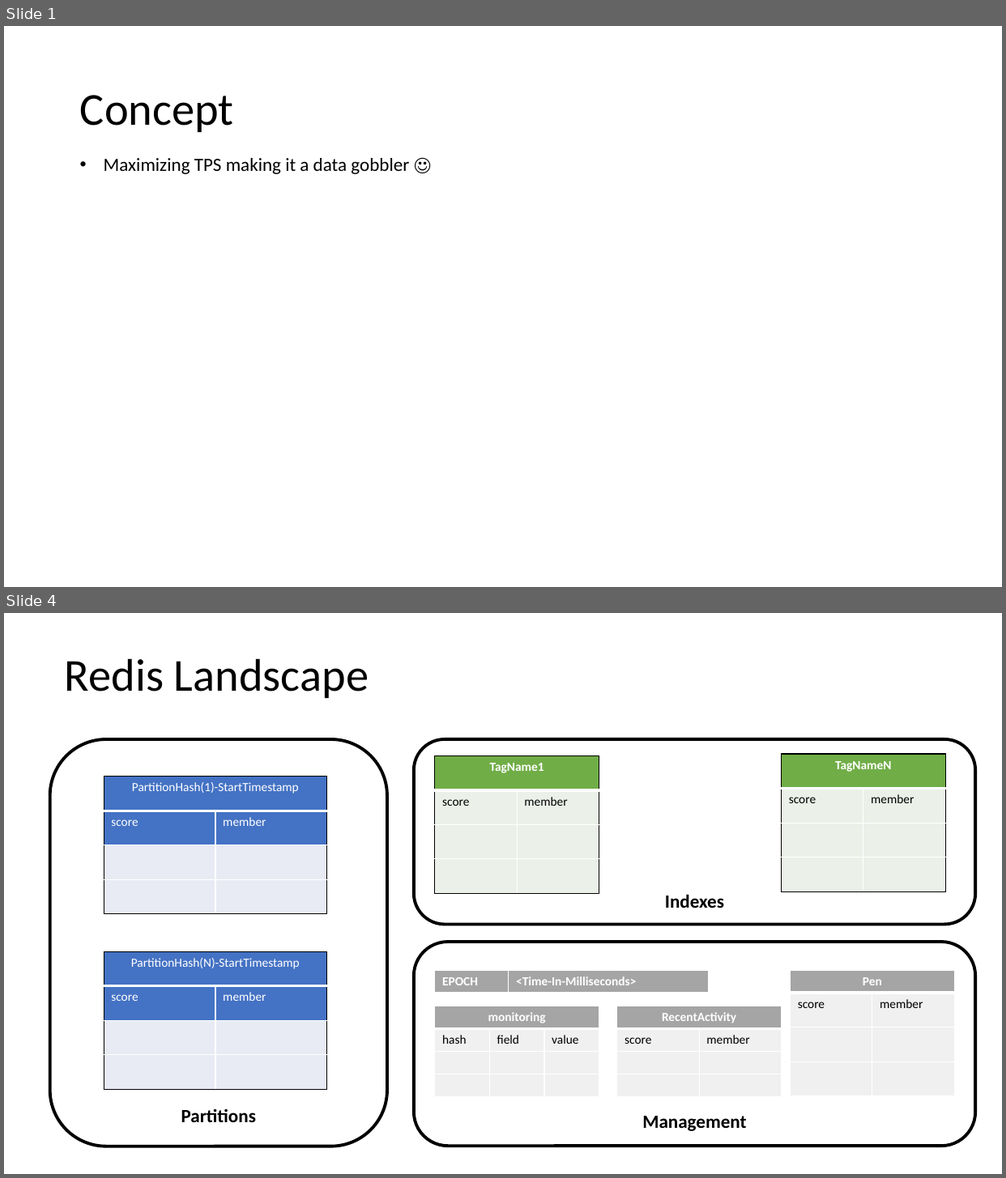
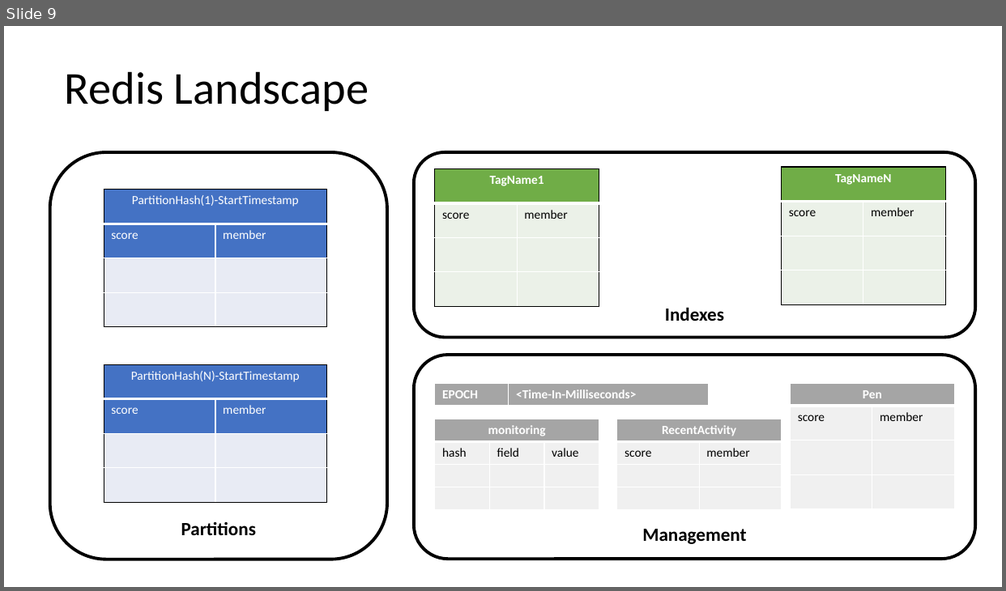
Before and after one commit to LRagji/redis-lsm-timeseries, a slide deck: docs/concept.pptx. Shown one above the other, each under a label of ours: slides 1 and 4 before the commit, slide 9 after it; the slides between them are not shown. The pictures are 1006x1178 and 1006x591 pixels, drawn with LibreOffice and Linux fonts; fonts in the diff are those of the drawing. Boxes give left, top, right and bottom in pixels: in the first picture for what was removed or moved away, otherwise in the second. Text is boxed around its words. In the diff, an @@ line names an element or a change of style, - is before the commit and + after.

```diff
--- a/docs/concept.pptx
+++ b/docs/concept.pptx
@@ slide 1 removed at (x1=4, y1=26, x2=1002, y2=587), background #FFFFFF @@
@@ title removed at (x1=80, y1=95, x2=234, y2=132) @@
-Concept
@@ text removed at (x1=104, y1=158, x2=409, y2=174) @@
-• Maximizing TPS making it a data gobbler ☺
@@ what was slide 4 is now slide 9 @@
```
Also in this commit, not shown: 2 slides changed, 6 slides added, 1 other slide removed.
